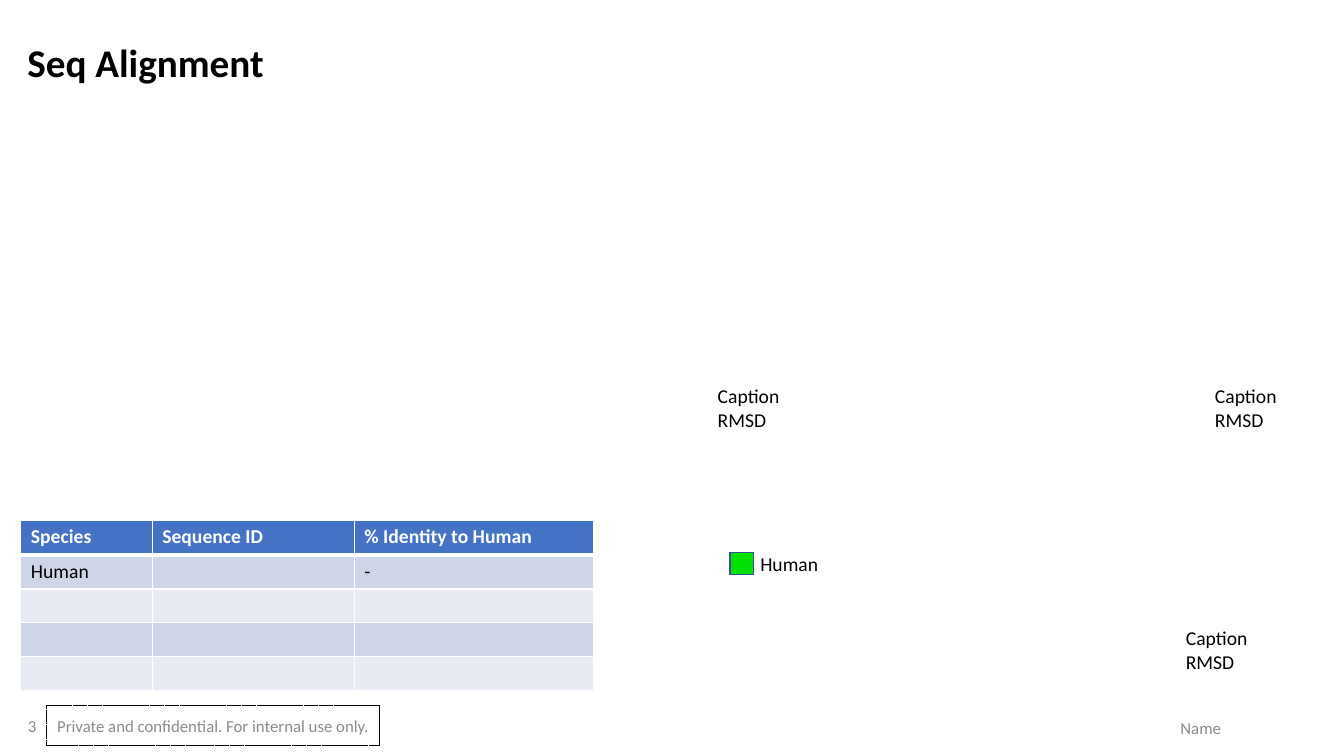
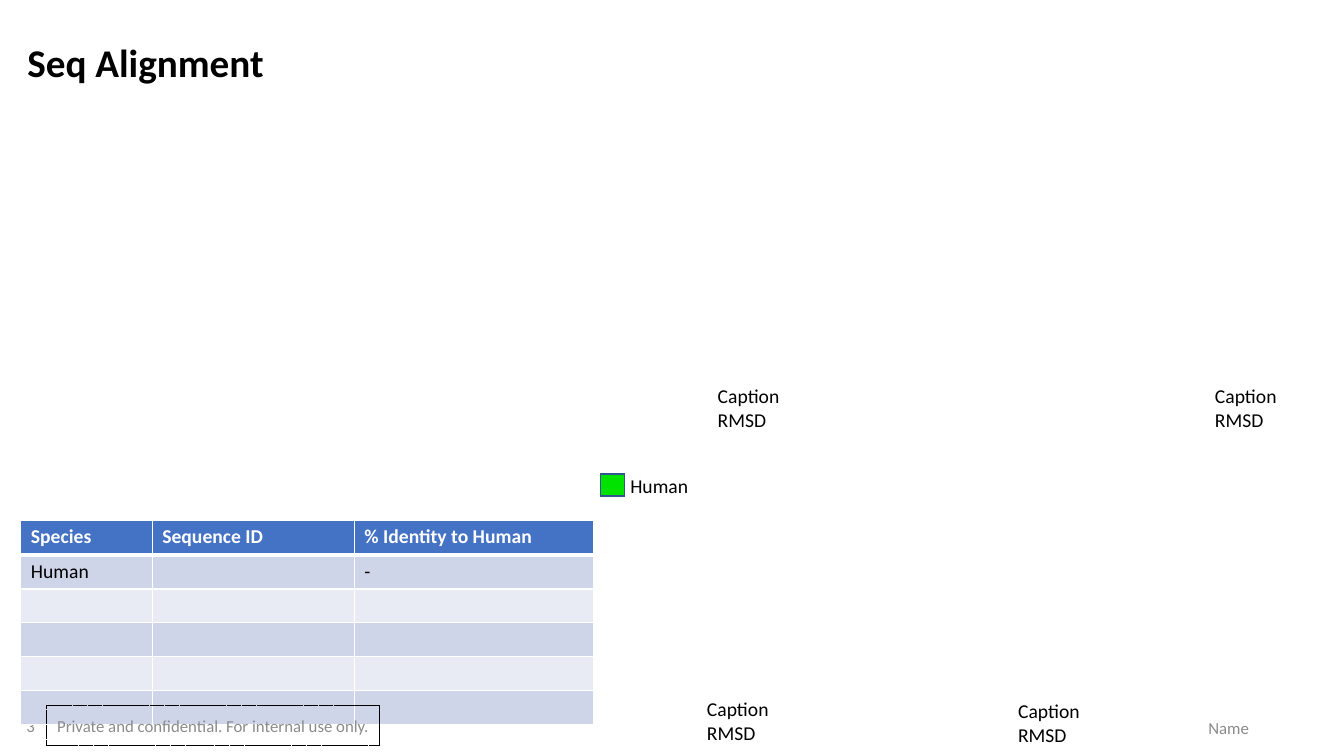
Before and after one commit to cc1015/protein_passport_automation, a slide deck: slide 3 of assets/template.pptx. Drawn at 1344x756 pixels with LibreOffice and Linux fonts; fonts in the diff are those of the drawing. Boxes give left, top, right and bottom in pixels: in the first picture for what was removed or moved away, otherwise in the second. Text is boxed around its words. In the diff, an @@ line names an element or a change of style, - is before the commit and + after.

```diff
--- a/assets/template.pptx
+++ b/assets/template.pptx
@@ rectangle: place and size @@
-rectangle at box(730, 553, 753, 575)
+rectangle at box(601, 474, 624, 496)
@@ text "Human": place and size @@
-text "Human" at box(760, 558, 818, 571)
+text "Human" at box(630, 480, 688, 493)
@@ table at box(21, 520, 594, 725) @@
+row 6:  |  | 
@@ text "Caption": place and size @@
-text "Caption" at box(1186, 631, 1248, 669)
+text "Caption" at box(707, 702, 769, 740)
@@ text added at box(1018, 704, 1080, 742), 14 pt, text #000000 @@
+Caption
+RMSD
@@ text "Name": place and size @@
-text "Name" at box(1180, 723, 1221, 734)
+text "Name" at box(1208, 723, 1249, 734)
```
Also in this commit, not shown: 1 other slide changed, 9 other files.
